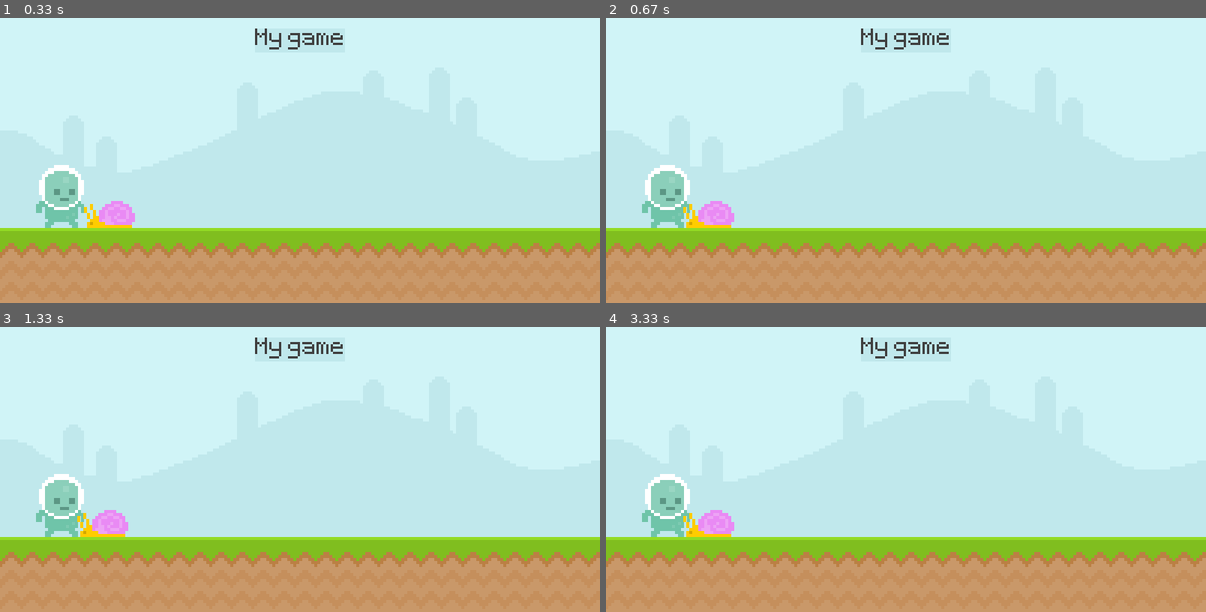
Above: before the commit, frames 1-4 (two rows, left to right).
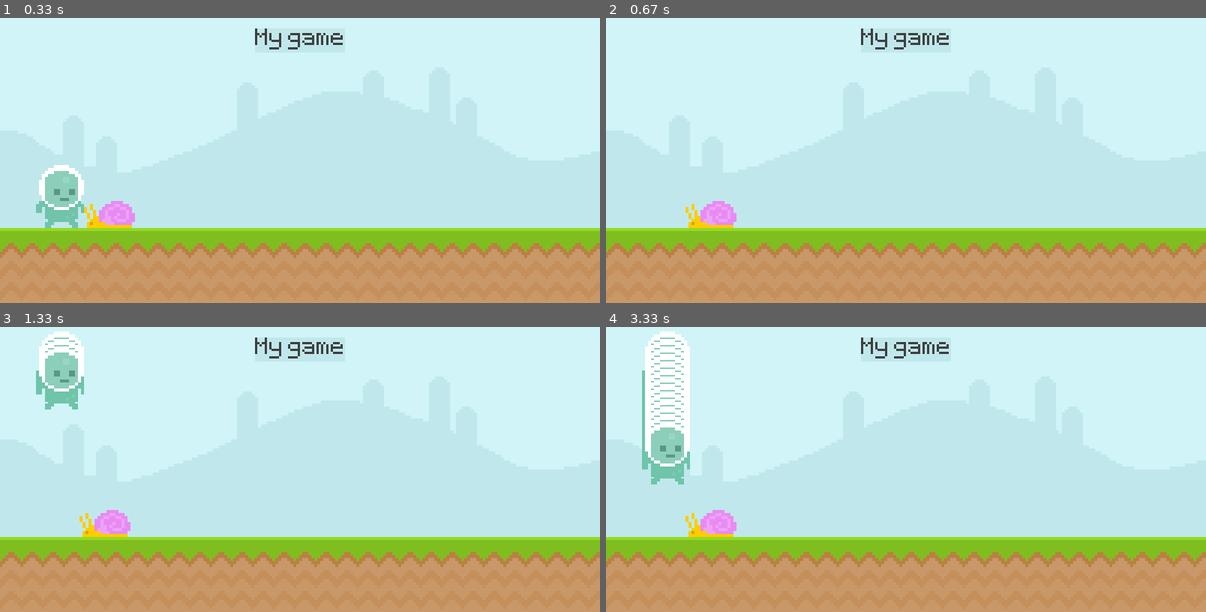
Above: after the commit, the same moments.

Repository: SztGellert/PygameProject
Game: pygame game, started from main.py
Two runs of this game, one before a commit and one after it. Both use one fixed random seed, a clock stepped at 60 frames per second and the inputs below.
Inputs:
- Up to frame 1 (0.33 s): no input
- Up to frame 2 (0.67 s): tap Space at 0.33 s
- Up to frame 3 (1.33 s): no input
- Up to frame 4 (3.33 s): no input

Frame 1 is identical in both runs. In frame 2, 1.6% of the frame differs, in the area x 6-22%, y 51-74%; in frame 3, 3.3%; in frame 4, 5.4%, in the area x 6-22%, y 1-74%.

Commit message:
own weird jump

Diff:
--- a/main.py
+++ b/main.py
@@ -1,3 +1,6 @@
+import math
+import time
+
 import pygame
 from sys import exit
 
@@ -13,9 +16,12 @@
     score_rect = score_surf.get_rect(center = (400, 50))
 
     player_surf = pygame.image.load('graphics/Player/player_walk_1.png').convert_alpha()
+
     player_rect = player_surf.get_rect(midbottom = (80, 300))
     snail_surface = pygame.image.load('graphics/snail/snail1.png').convert_alpha()
     snail_rect = snail_surface.get_rect(midbottom = (160, 300))
+    player_y_pos = 300
+    player_gravity = 0
     while True:
         for event in pygame.event.get():
             if event.type == pygame.QUIT:
@@ -27,7 +33,6 @@
             pygame.draw.rect(screen, "#c0e8ec", score_rect, 10)
             screen.blit(score_surf, score_rect)
             if snail_rect.right < 0: snail_rect.left = 800
-            screen.blit(player_surf, player_rect)
             screen.blit(snail_surface, snail_rect)
             snail_rect.left -= 3
 
@@ -37,5 +42,31 @@
             if event.type == pygame.MOUSEMOTION:
                 if player_rect.collidepoint(event.pos):
                     print("col")
+            keys = pygame.key.get_pressed()
+            if event.type == pygame.KEYDOWN:
+                if event.key == pygame.K_SPACE:
+                    player_y_pos = 100
+                    print("jump")
+
+            #if event.type == pygame.KEYUP:
+            #    print("key up")
+        while player_y_pos < 300:
+            if player_y_pos < 250:
+                player_y_pos += 10
+                time.sleep(0.2)
+                #time.sleep(1)
+            elif player_y_pos < 200:
+                player_y_pos += 20
+                time.sleep(0.1)
+
+            else:
+                player_y_pos = 300
+            pygame.display.update()
+            screen.blit(player_surf, player_surf.get_rect(midbottom=(80, player_y_pos)))
+
+
+
         pygame.display.update()
+        screen.blit(player_surf, player_surf.get_rect(midbottom = (80, player_y_pos)))
+
         clock.tick(60)
